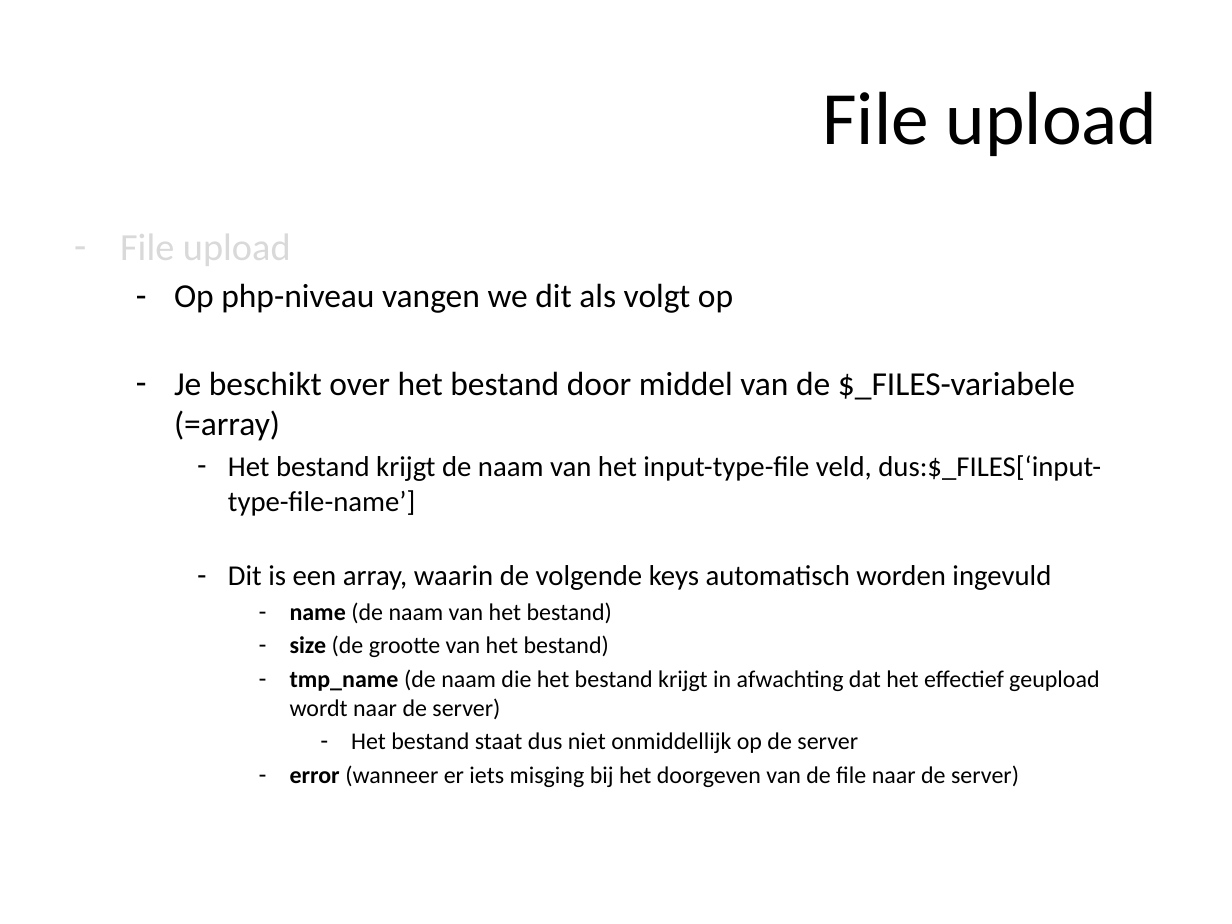
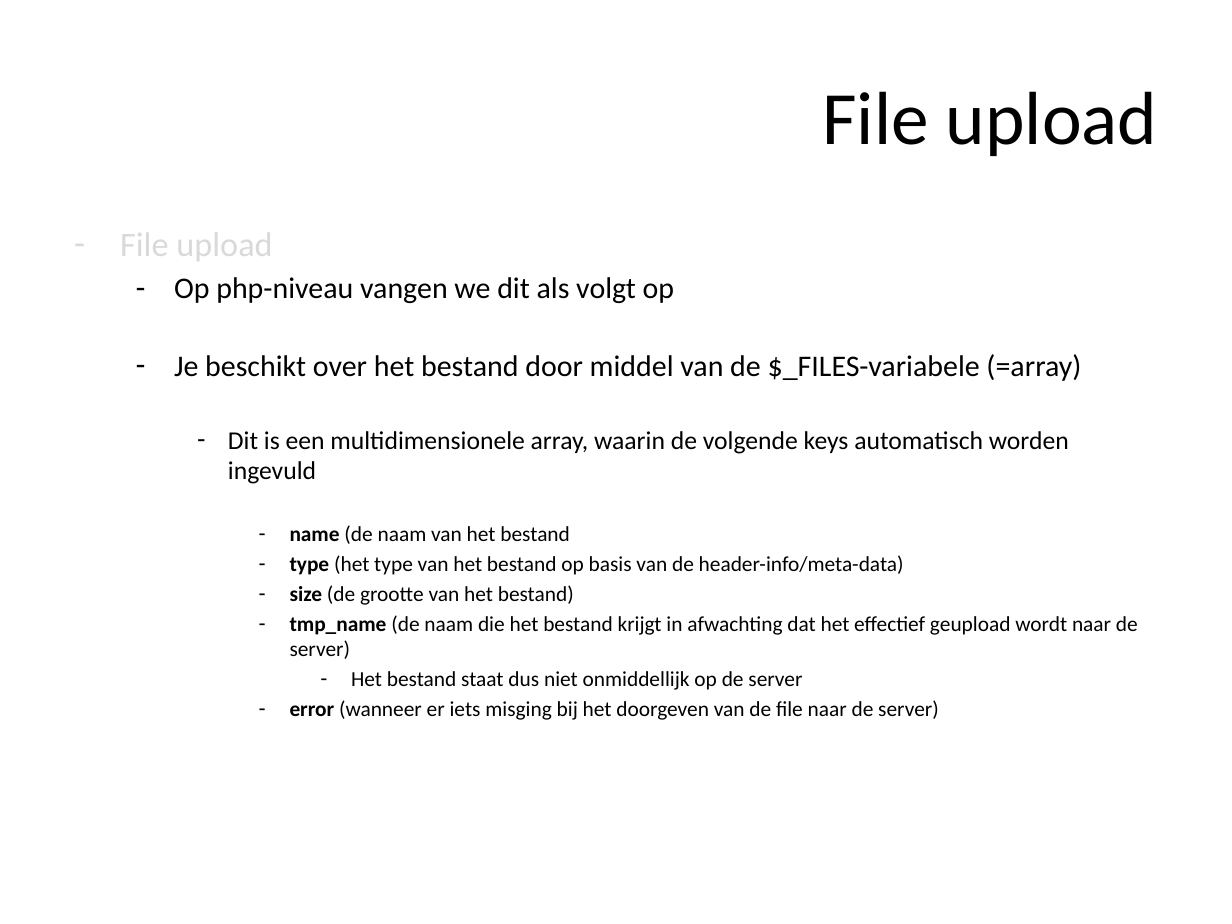
Before and after one commit to ajkea/web-backend-1, a slide deck: slide 190 of public/cursus/web-backend-cursus.pptx (slide 189 before the commit). Drawn at 1232x924 pixels with LibreOffice and Linux fonts; fonts in the diff are those of the drawing. Boxes give left, top, right and bottom in pixels: in the first picture for what was removed or moved away, otherwise in the second. Text is boxed around its words. In the diff, an @@ line names an element or a change of style, - is before the commit and + after.

```diff
--- a/public/cursus/web-backend-cursus.pptx
+++ b/public/cursus/web-backend-cursus.pptx
@@ text at <box>120,223,1138,720</box>: size 22.4 to 20 pt in "File upload"; size 19.6 to 17.5 pt in "Op php-niveau vangen we dit als volgt ...", "Je beschikt over het bestand door middel ..."; size 14 to 12.5 pt in "size (de grootte van het bestand)", "tmp_name (de naam die het bestand krijgt ...", "Het bestand staat dus niet onmiddellijk op ...", "error (wanneer er iets misging bij het ..." @@
@@ text at <box>228,431,1069,575</box>: text changed; size 16.8 to 12.5 pt @@
-    – Het bestand krijgt de naam van het input-type-file veld, dus:$_FILES[‘input-type-file-name’]
-    – Dit is een array, waarin de volgende keys automatisch worden ingevuld
-      – name (de naam van het bestand)
+    – Dit is een multidimensionele array, waarin de volgende keys automatisch worden ingevuld
+      – name (de naam van het bestand
+      – type (het type van het bestand op basis van de header-info/meta-data)
```
Also in this commit, not shown: 1 other slide changed, 1 slide added, 1 other file.
